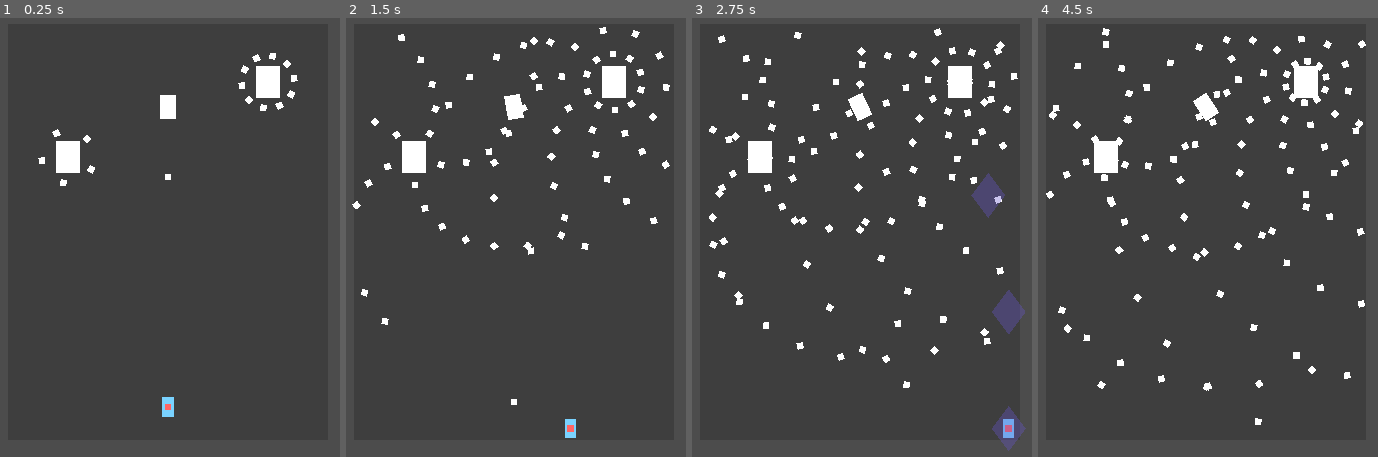
Above: before the commit, frames 1-4 (left to right).
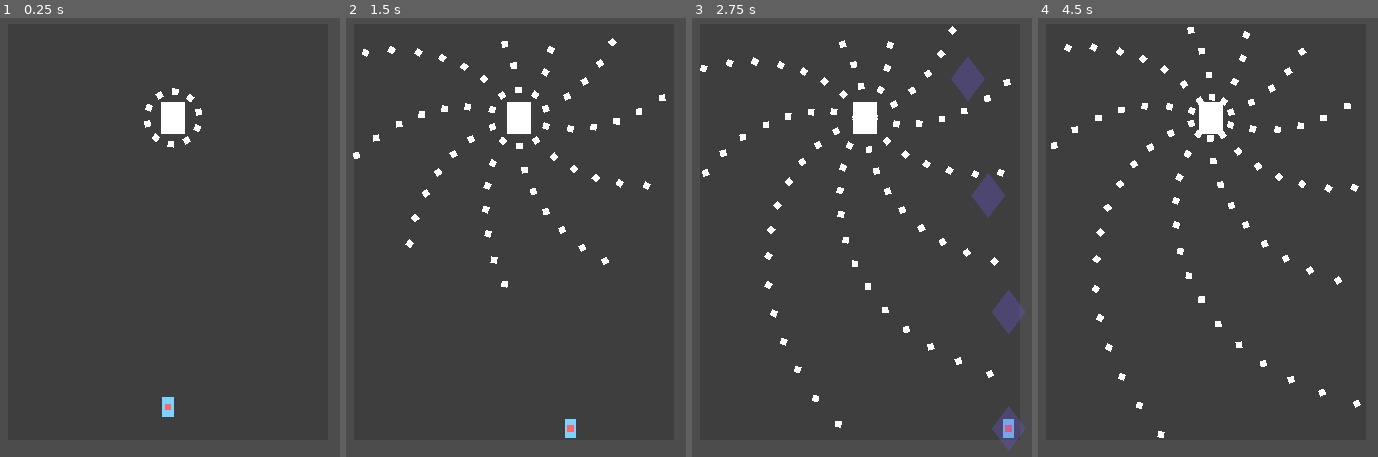
Above: after the commit, the same moments.

Repository: Platqr/shmup_v2_godot
Game: Godot game, scene res://Scenes/MainScene.tscn
Same seed, same stepped clock (60 frames per second), same inputs: the game is played once before the commit and once after it.
Inputs:
- Up to frame 1 (0.25 s): no input
- Up to frame 2 (1.5 s): hold Right (move_right) 0.53-1.28 s; hold Shift (focus) 0.53-1.28 s; hold Down (move_down) from 1.28 s (still down); tap Shift (focus) at 1.35 s
- Up to frame 3 (2.75 s): release Down (move_down) at 2.03 s; hold Right (move_right) from 2.03 s (still down); hold Z (shoot) from 2.03 s (still down); tap Shift (focus) at 2.3 s
- Up to frame 4 (4.5 s): release Right (move_right) at 2.78 s; release Z (shoot) at 2.78 s; hold Up (move_up) 2.78-3.53 s; tap Shift (focus) at 2.85 s; hold Shift (focus) 3.53-4.28 s; hold Left (move_left) from 3.53 s (still down); tap Z (shoot) at 4.35 s

The runs differ from the first frame. In frame 1, 2.2% of the frame differs, in the area x 11-88%, y 7-39%; in frame 2, 4.7%; in frame 3, 5.9%; in frame 4, 6.0%, in the area x 2-97%, y 2-96%.
Error before the commit: Invalid get index 'position' (on base: 'previously freed instance'). (res://Scripts/EnemyB.gd:15)

Commit message:
made some tweaks to the code

Diff:
--- a/Scenes/Enemy.tscn
+++ b/Scenes/Enemy.tscn
@@ -19,4 +19,3 @@
 [node name="CollisionShape2D" type="CollisionShape2D" parent="."]
 visible = false
 shape = SubResource( 1 )
-[connection signal="area_entered" from="." to="." method="_on_Enemy_area_entered"]
--- a/Scenes/EnemyB.tscn
+++ b/Scenes/EnemyB.tscn
@@ -19,4 +19,3 @@
 [node name="CollisionShape2D" type="CollisionShape2D" parent="."]
 visible = false
 shape = SubResource( 1 )
-[connection signal="area_entered" from="." to="." method="_on_EnemyB_area_entered"]
--- a/Scenes/MainScene.tscn
+++ b/Scenes/MainScene.tscn
@@ -1,10 +1,9 @@
-[gd_scene load_steps=8 format=2]
+[gd_scene load_steps=7 format=2]
 
 [ext_resource path="res://Scenes/Player.tscn" type="PackedScene" id=1]
 [ext_resource path="res://Sprites/Bg2.png" type="Texture" id=2]
 [ext_resource path="res://Sprites/blankTile.png" type="Texture" id=3]
 [ext_resource path="res://Sprites/Bg.jpg" type="Texture" id=4]
-[ext_resource path="res://Scenes/EnemyB.tscn" type="PackedScene" id=5]
 [ext_resource path="res://Scenes/Enemy.tscn" type="PackedScene" id=6]
 [ext_resource path="res://Scripts/MainScene.gd" type="Script" id=7]
 
@@ -47,20 +46,9 @@
 [node name="Player" parent="." instance=ExtResource( 1 )]
 position = Vector2( 500, 800 )
 fire_rate = 0.1
-move_speed = 350
 focus_speed = 150
 
-[node name="EnemyB" parent="." instance=ExtResource( 5 )]
-position = Vector2( 500, 200 )
-follow = true
-fire_rate = 0.5
-
 [node name="Enemy" parent="." instance=ExtResource( 6 )]
-position = Vector2( 700, 150 )
-rot_speed = 10
+position = Vector2( 510.228, 221.818 )
+hit_points = 5
 num_b_threads = 10
-
-[node name="Enemy2" parent="." instance=ExtResource( 6 )]
-position = Vector2( 300, 300 )
-rot_speed = 10
-num_b_threads = 5
--- a/Scenes/Player.tscn
+++ b/Scenes/Player.tscn
@@ -1,13 +1,9 @@
-[gd_scene load_steps=5 format=2]
+[gd_scene load_steps=4 format=2]
 
 [ext_resource path="res://Scripts/Player.gd" type="Script" id=1]
 [ext_resource path="res://Sprites/blankTile.png" type="Texture" id=2]
 
-[sub_resource type="RectangleShape2D" id=1]
-extents = Vector2( 40, 40 )
-
-[sub_resource type="CircleShape2D" id=2]
-radius = 9.0
+[sub_resource type="CircleShape2D" id=1]
 
 [node name="Player" type="Area2D"]
 scale = Vector2( 0.7, 0.7 )
@@ -18,21 +14,15 @@
 }
 focus_speed = 250
 
-[node name="Collider" type="CollisionShape2D" parent="."]
-shape = SubResource( 1 )
-
 [node name="PlayerSprite" type="Sprite" parent="."]
 self_modulate = Color( 0.478431, 0.827451, 1, 1 )
 scale = Vector2( 0.5, 0.85 )
 texture = ExtResource( 2 )
 
-[node name="Heart" type="Area2D" parent="."]
-
-[node name="HeartSprite" type="Sprite" parent="Heart"]
+[node name="HeartSprite" type="Sprite" parent="."]
 self_modulate = Color( 1, 0.4, 0.4, 1 )
 scale = Vector2( 0.3, 0.3 )
 texture = ExtResource( 2 )
 
-[node name="CollisionShape2D" type="CollisionShape2D" parent="Heart"]
-shape = SubResource( 2 )
-[connection signal="area_entered" from="Heart" to="." method="_on_Heart_area_entered"]
+[node name="Collider" type="CollisionShape2D" parent="."]
+shape = SubResource( 1 )
--- a/Scenes/PlayerBullet.tscn
+++ b/Scenes/PlayerBullet.tscn
@@ -13,12 +13,11 @@
 "_edit_group_": true
 }
 
-[node name="CollisionShape2D" type="CollisionShape2D" parent="."]
-rotation = 0.785398
-shape = SubResource( 1 )
-
 [node name="Sprite" type="Sprite" parent="."]
 self_modulate = Color( 0.4, 0.329412, 0.811765, 0.341176 )
 rotation = 0.785398
 texture = ExtResource( 1 )
-[connection signal="area_entered" from="." to="." method="_on_PlayerBullet_area_entered"]
+
+[node name="CollisionShape2D" type="CollisionShape2D" parent="."]
+rotation = 0.785398
+shape = SubResource( 1 )
--- a/Scripts/Enemy.gd
+++ b/Scripts/Enemy.gd
@@ -1,9 +1,10 @@
 extends Area2D
 
-export var hit_points = 20
 var fire_time = 0.0
 var rot_sum = 0
 var dist_beet_b
+var new_bullet
+export var hit_points = 10
 export var fire_rate = .2
 export var rot_speed = 5
 export var num_b_threads = 1
@@ -11,8 +12,11 @@
 
 func _ready():
 	set_meta("type", "enemy")
-	if num_b_threads >= 1: dist_beet_b = 360 / num_b_threads
+	if num_b_threads >= 1:
+		dist_beet_b = 360 / num_b_threads
+		new_bullet = load("res://Scenes/EnemyBullet.tscn")
 	else: num_b_threads = 0
+	connect("area_entered", self, "_on_Enemy_area_entered")
 
 func _process(_delta):
 	shoot()
@@ -24,7 +28,6 @@
 		fire_time = get_time()
 
 func spawn_bullet():
-	var new_bullet = load("res://Scenes/EnemyBullet.tscn")
 	rot_sum += rot_speed
 	var bullet
 
--- a/Scripts/EnemyB.gd
+++ b/Scripts/EnemyB.gd
@@ -1,18 +1,22 @@
 extends Area2D
 
-export var hit_points = 20
 var fire_time = 0.0
 var player_node
+var new_bullet
+export var hit_points = 10
 export var follow = false
 export var fire_rate = .25
 
 
 func _ready():
 	set_meta("type", "enemy")
+# warning-ignore:return_value_discarded
+	connect("area_entered", self, "_on_EnemyB_area_entered")
+	new_bullet = load("res://Scenes/EnemyBulletB.tscn")
 	if follow: player_node = get_node("../Player")
 
 func _process(_delta):
-	if player_node: look_at(player_node.position)
+	if player_node && follow: look_at(player_node.position)
 	shoot()
 
 
@@ -22,7 +26,6 @@
 		fire_time = get_time()
 
 func spawn_bullet():
-	var new_bullet = load("res://Scenes/EnemyBulletB.tscn")
 
 	var bullet = new_bullet.instance()
 	bullet.set_position(self.position)
--- a/Scripts/EnemyBullet.gd
+++ b/Scripts/EnemyBullet.gd
@@ -1,6 +1,6 @@
 extends Area2D
 
-export var b_speed = 250
+var b_speed = 250
 
 func _ready():
 	set_meta("type", "enemy_bullet")
--- a/Scripts/EnemyBulletB.gd
+++ b/Scripts/EnemyBulletB.gd
@@ -1,6 +1,6 @@
 extends Area2D
 
-export var b_speed = 600
+var b_speed = 600
 
 func _ready():
 	set_meta("type", "enemy_bullet")
--- a/Scripts/Player.gd
+++ b/Scripts/Player.gd
@@ -1,13 +1,17 @@
 extends Area2D
 
 var fire_time = 0.0
+var new_p_bullet
 export var fire_rate = .15
-export var move_speed = 450
-export var focus_speed = 200
+export var move_speed = 350
+export var focus_speed = 150
 
 
 func _ready():
 	set_meta("type", "player")
+# warning-ignore:return_value_discarded
+	connect("area_entered", self, "_on_Player_area_entered")
+	new_p_bullet = load("res://Scenes/PlayerBullet.tscn")
 
 func _process(delta):
 	var m_speed = move_speed
@@ -31,10 +35,9 @@
 
 
 func spawn_p_bullet():
-	var new_pb_bullet = load("res://Scenes/PlayerBullet.tscn")
-	var pb_bullet = new_pb_bullet.instance()
-	pb_bullet.set_position(self.position)
-	get_parent().add_child(pb_bullet)
+	var p_bullet = new_p_bullet.instance()
+	p_bullet.set_position(self.position)
+	get_parent().add_child(p_bullet)
 
 func Shoot_pb():
 	if get_time() - fire_time >= fire_rate:
@@ -45,7 +48,6 @@
 	return OS.get_ticks_msec() / 1000.0
 
 
-func _on_Heart_area_entered(area):
+func _on_Player_area_entered(area):
 	if area.get_meta("type") == "enemy" || area.get_meta("type") == "enemy_bullet":
-		hide()
 		queue_free()
--- a/Scripts/PlayerBullet.gd
+++ b/Scripts/PlayerBullet.gd
@@ -3,6 +3,7 @@
 export var bp_speed = 2000
 
 func _ready():
+	connect("area_entered", self, "_on_PlayerBullet_area_entered")
 	set_meta("type", "player_bullet")
 
 func _process(delta):
